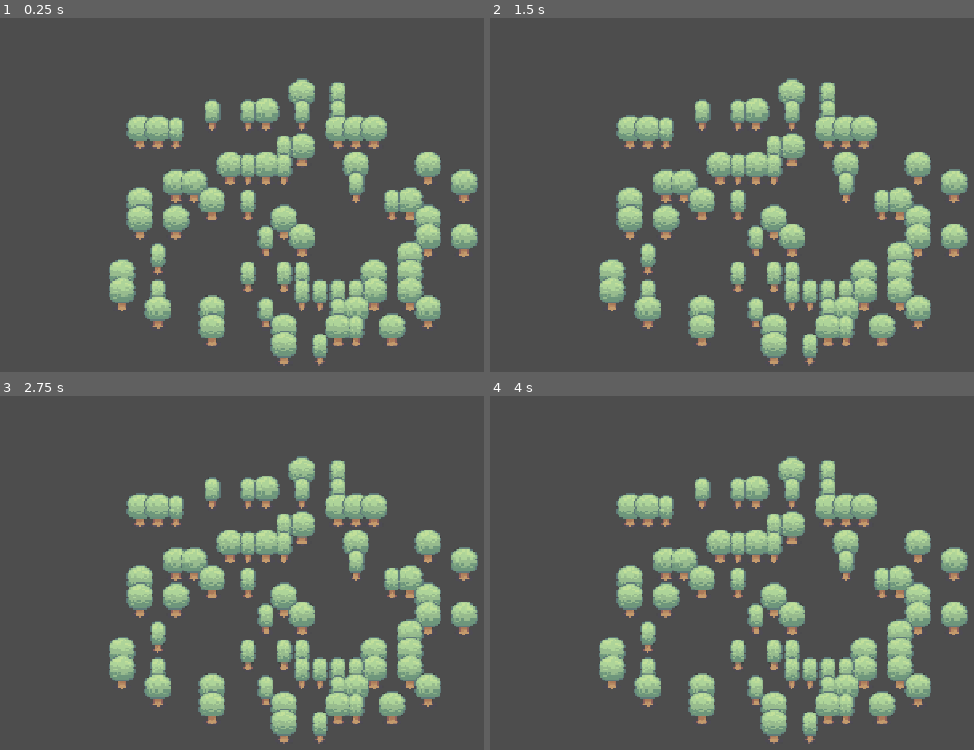
Above: before the commit, frames 1-4 (two rows, left to right).
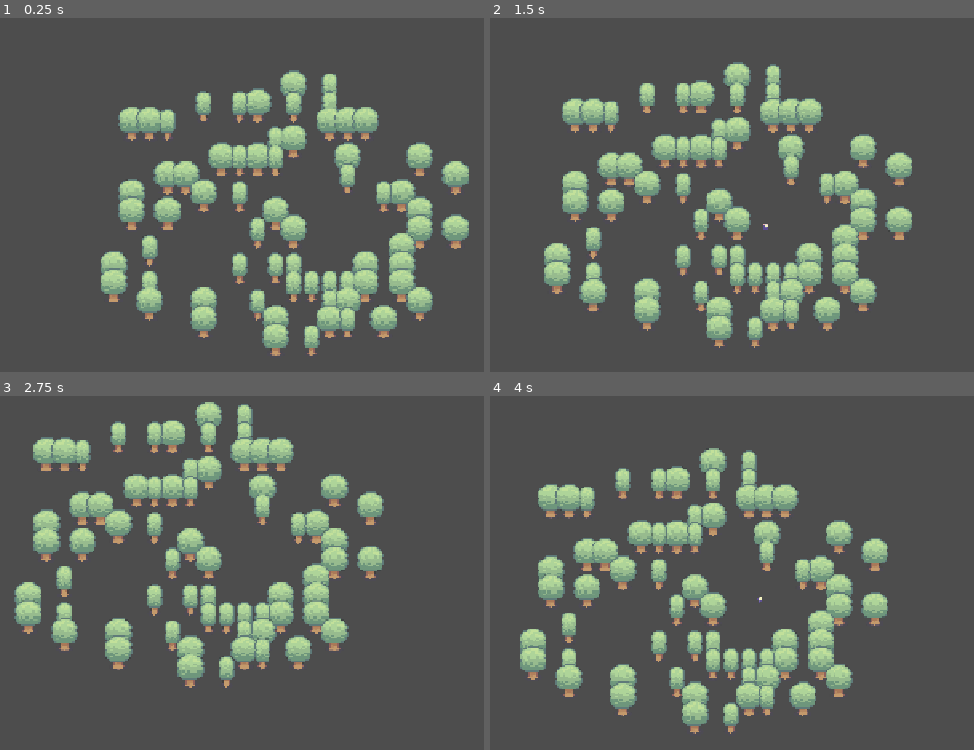
Above: after the commit, the same moments.

Repository: JizhongXia/myfram
Game: Godot game, scene res://scenes/map/MapManager.tscn
Two runs of this game, one before a commit and one after it. Both use one fixed random seed, a clock stepped at 60 frames per second and the inputs below.
Inputs:
- Up to frame 1 (0.25 s): no input
- Up to frame 2 (1.5 s): hold Right (ui_right) 0.53-1.28 s; hold Down (ui_down) from 1.28 s (still down)
- Up to frame 3 (2.75 s): release Down (ui_down) at 2.03 s; hold Right (ui_right) from 2.03 s (still down)
- Up to frame 4 (4 s): release Right (ui_right) at 2.78 s; hold Up (ui_up) 2.78-3.53 s; hold Left (ui_left) from 3.53 s (still down)

The runs differ from the first frame. In frame 1, 26% of the frame differs, in the area x 20-99%, y 14-99%; in frame 2, 31%; in frame 3, 33%; in frame 4, 34%, in the area x 6-99%, y 14-99%.

Commit message:
Add simple four-direction player walk (no tools)
- PlayerWalk: CharacterBody2D + AnimatedSprite2D from character/down|left|right|up frames
- WASD + arrow keys; camera on player; spawn on island center
- MapManager clamps position to island ellipse; Jungle y_sort with trees and player

Co-authored-by: JizhongXia <JizhongXia@users.noreply.github.com>

Diff:
--- a/scenes/map/MapManager.gd
+++ b/scenes/map/MapManager.gd
@@ -16,7 +16,7 @@
 @onready var _water_layer: TileMapLayer = $Water
 @onready var _island_layer: TileMapLayer = $Island
 @onready var _jungle_root: Node2D = $Jungle
-@onready var _camera: Camera2D = $Camera2D
+@onready var _player: CharacterBody2D = $Jungle/Player
 
 var _tile_set: TileSet
 var _water_cells: Array[Vector2i] = []
@@ -43,11 +43,9 @@
 
 	_jungle_root.y_sort_enabled = true
 
-	_camera.position = Vector2(MAP_W * TILE_SIZE * 0.5, MAP_H * TILE_SIZE * 0.5)
-	_camera.zoom = Vector2(0.45, 0.45)
-	_camera.enabled = true
+	_spawn_player_on_island()
 
-	print("Island map: %dx%d, animated water 0–3, jungle sprites." % [MAP_W, MAP_H])
+	print("Island map: %dx%d, animated water 0–3, jungle, player walk." % [MAP_W, MAP_H])
 
 
 func _load_image_texture(res_path: String) -> ImageTexture:
@@ -145,6 +143,39 @@
 		_water_layer.set_cell(c, SRC_WATER, Vector2i(_water_frame, 0))
 
 
+func _spawn_player_on_island() -> void:
+	var cx := MAP_W / 2
+	var cy := MAP_H / 2
+	if not _is_island(cx, cy):
+		for y in MAP_H:
+			for x in MAP_W:
+				if _is_island(x, y):
+					cx = x
+					cy = y
+					break
+			if _is_island(cx, cy):
+				break
+	_player.global_position = Vector2((cx + 0.5) * TILE_SIZE, (cy + 0.5) * TILE_SIZE)
+
+
+## 供 PlayerWalk 在移动后拉回岛内（海水不可站立）
+func clamp_player_world_position(pos: Vector2) -> Vector2:
+	var half := TILE_SIZE * 0.5
+	pos.x = clampf(pos.x, half, MAP_W * TILE_SIZE - half)
+	pos.y = clampf(pos.y, half, MAP_H * TILE_SIZE - half)
+	var c := Vector2i(int(floor(pos.x / TILE_SIZE)), int(floor(pos.y / TILE_SIZE)))
+	if c.x >= 0 and c.x < MAP_W and c.y >= 0 and c.y < MAP_H and _is_island(c.x, c.y):
+		return pos
+	var hub := Vector2(MAP_W * 0.5 * TILE_SIZE, MAP_H * 0.5 * TILE_SIZE)
+	var out := pos
+	for _i in 28:
+		c = Vector2i(int(floor(out.x / TILE_SIZE)), int(floor(out.y / TILE_SIZE)))
+		if c.x >= 0 and c.x < MAP_W and c.y >= 0 and c.y < MAP_H and _is_island(c.x, c.y):
+			return out
+		out = out.lerp(hub, 0.12)
+	return out
+
+
 func _process(delta: float) -> void:
 	_water_tick += delta
 	if _water_tick >= WATER_ANIM_SEC:
--- a/scenes/map/MapManager.tscn
+++ b/scenes/map/MapManager.tscn
@@ -1,6 +1,7 @@
-[gd_scene load_steps=2 format=3 uid="uid://bmap_manager"]
+[gd_scene load_steps=3 format=3 uid="uid://bmap_manager"]
 
 [ext_resource type="Script" path="res://scenes/map/MapManager.gd" id="1_script"]
+[ext_resource type="PackedScene" uid="uid://player_walk_simple" path="res://scenes/map/player/PlayerWalk.tscn" id="2_player"]
 
 [node name="MapManager" type="Node2D"]
 script = ExtResource("1_script")
@@ -15,4 +16,5 @@
 z_index = 2
 y_sort_enabled = true
 
-[node name="Camera2D" type="Camera2D" parent="."]
+[node name="Player" parent="Jungle" instance=ExtResource("2_player")]
+position = Vector2(1536, 1024)
--- /dev/null
+++ b/scenes/map/player/PlayerWalk.gd
@@ -0,0 +1,77 @@
+extends CharacterBody2D
+## 仅行走：四向 Sprout Lands 角色帧（无工具动画）
+
+const SPEED := 220.0
+const WALK_FPS := 9.0
+
+@onready var _sprite: AnimatedSprite2D = $AnimatedSprite2D
+
+
+func _ready() -> void:
+	_build_sprite_frames()
+	_sprite.play(&"down")
+	_sprite.stop()
+	y_sort_enabled = true
+
+
+func _build_sprite_frames() -> void:
+	var fr := SpriteFrames.new()
+	var dirs := { "down": 4, "left": 4, "right": 4, "up": 2 }
+	for anim: String in dirs:
+		var count: int = dirs[anim]
+		fr.add_animation(anim)
+		fr.set_animation_speed(anim, WALK_FPS)
+		fr.set_animation_loop(anim, true)
+		for i in count:
+			var path := "res://assets/sprout-lands/graphics/character/%s/%d.png" % [anim, i]
+			var img := Image.new()
+			if img.load(path) != OK:
+				push_error("PlayerWalk: missing %s" % path)
+				continue
+			var tex := ImageTexture.create_from_image(img)
+			fr.add_frame(anim, tex)
+	_sprite.sprite_frames = fr
+	_sprite.animation = &"down"
+
+
+func _physics_process(_delta: float) -> void:
+	var dir := _read_move_vector()
+	if dir.length_squared() > 0.0001:
+		velocity = dir.normalized() * SPEED
+		_set_facing_anim(dir)
+		if not _sprite.is_playing():
+			_sprite.play()
+	else:
+		velocity = Vector2.ZERO
+		_sprite.stop()
+		_sprite.frame = 0
+
+	move_and_slide()
+	var map_root := get_parent().get_parent()
+	if map_root.has_method(&"clamp_player_world_position"):
+		global_position = map_root.clamp_player_world_position(global_position)
+
+
+func _read_move_vector() -> Vector2:
+	var v := Vector2.ZERO
+	if Input.is_action_pressed(&"ui_left") or Input.is_physical_key_pressed(KEY_A):
+		v.x -= 1
+	if Input.is_action_pressed(&"ui_right") or Input.is_physical_key_pressed(KEY_D):
+		v.x += 1
+	if Input.is_action_pressed(&"ui_up") or Input.is_physical_key_pressed(KEY_W):
+		v.y -= 1
+	if Input.is_action_pressed(&"ui_down") or Input.is_physical_key_pressed(KEY_S):
+		v.y += 1
+	return v
+
+
+func _set_facing_anim(dir: Vector2) -> void:
+	var anim: StringName
+	if absf(dir.x) >= absf(dir.y):
+		anim = &"right" if dir.x > 0 else &"left"
+		_sprite.flip_h = false
+	else:
+		anim = &"down" if dir.y > 0 else &"up"
+	if _sprite.animation != anim:
+		_sprite.animation = anim
+		_sprite.frame = 0
--- /dev/null
+++ b/scenes/map/player/PlayerWalk.tscn
@@ -0,0 +1,28 @@
+[gd_scene load_steps=4 format=3 uid="uid://player_walk_simple"]
+
+[ext_resource type="Script" path="res://scenes/map/player/PlayerWalk.gd" id="1_script"]
+
+[sub_resource type="CapsuleShape2D" id="CapsuleShape2D_feet"]
+radius = 10.0
+height = 18.0
+
+[node name="Player" type="CharacterBody2D"]
+collision_layer = 1
+collision_mask = 0
+motion_mode = 1
+script = ExtResource("1_script")
+
+[node name="AnimatedSprite2D" type="AnimatedSprite2D" parent="."]
+scale = Vector2(0.38, 0.38)
+offset = Vector2(0, -8)
+centered = true
+
+[node name="CollisionShape2D" type="CollisionShape2D" parent="."]
+position = Vector2(0, 6)
+rotation = 1.5708
+shape = SubResource("CapsuleShape2D_feet")
+
+[node name="Camera2D" type="Camera2D" parent="."]
+position_smoothing_enabled = true
+position_smoothing_speed = 10.0
+zoom = Vector2(0.45, 0.45)
Not shown, changed: README.md
